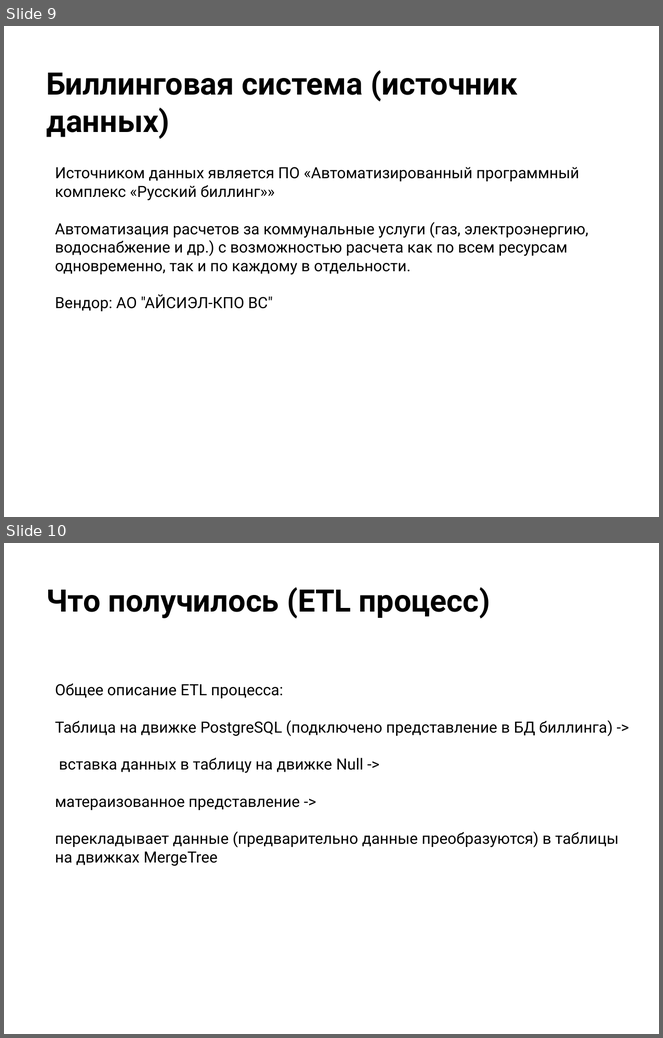
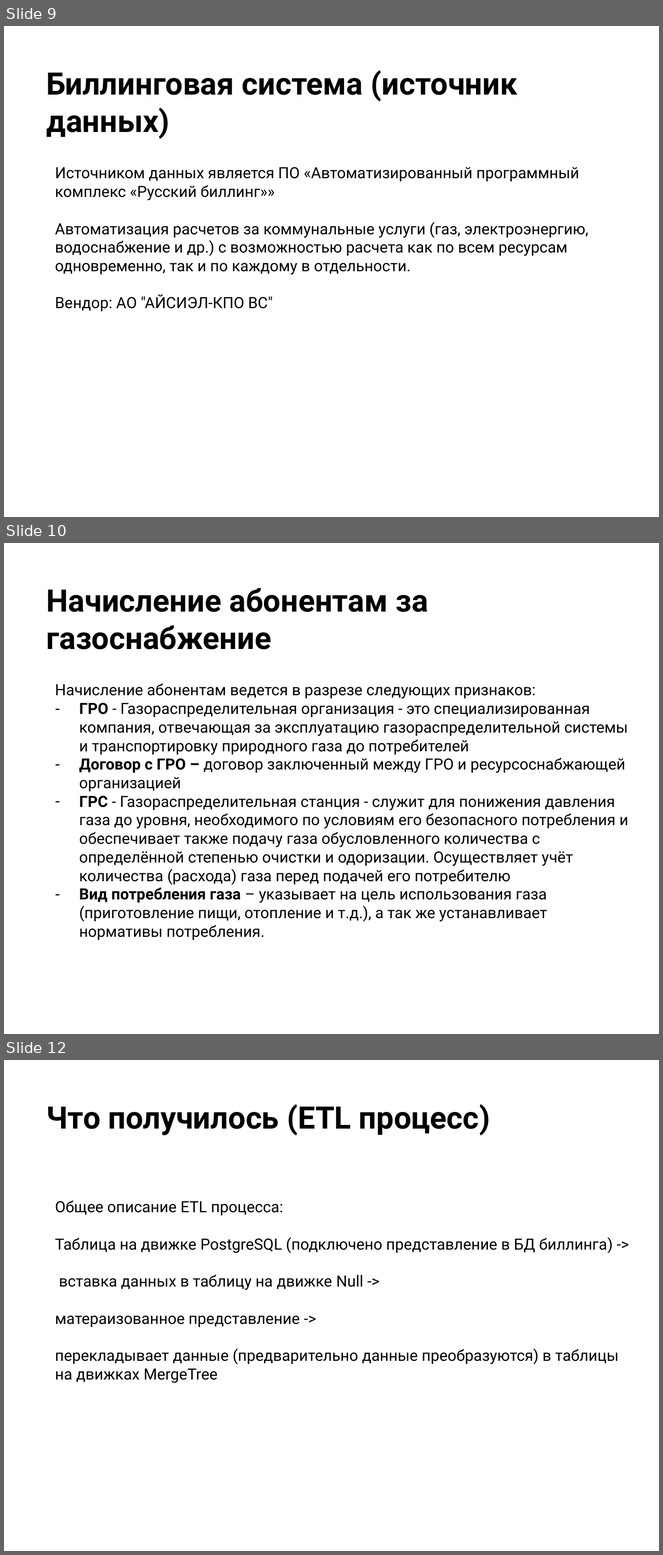
Before and after one commit to anton20044/ClickHouse_Final_Project, a slide deck: Презентация.pptx. Shown one above the other, each under a label of ours: slides 9 and 10 before the commit, slides 9, 10 and 12 after it; the slides between them are not shown. The pictures are 663x1038 and 663x1555 pixels, drawn with LibreOffice and Linux fonts; fonts in the diff are those of the drawing; background and template pictures are left out. Boxes give left, top, right and bottom in pixels: in the first picture for what was removed or moved away, otherwise in the second. Text is boxed around its words. In the diff, an @@ line names an element or a change of style, - is before the commit and + after.

```diff
--- a/Презентация.pptx
+++ b/Презентация.pptx
@@ slide 10 added at bbox=[4, 543, 659, 1034], background picture (left out) @@
@@ title added at bbox=[47, 588, 428, 650], 34 pt, text #000000, bold @@
+Начисление абонентам за газоснабжение
@@ text added at bbox=[55, 683, 629, 940], 17 pt, text #000000 @@
+Начисление абонентам ведется в разрезе следующих признаков:
+– ГРО - Газораспределительная организация - это специализированная компания, отвечающая за эксплуатацию газораспределительной системы и транспортировку природного газа до потребителей
+– Договор с ГРО – договор заключенный между ГРО и ресурсоснабжающей организацией
+– ГРС - Газораспределительная станция - служит для понижения давления газа до уровня, необходимого по условиям его безопасного потребления и обеспечивает также подачу газа обусловленного количества с определённой степенью очистки и одоризации. Осуществляет учёт количества (расхода) газа перед подачей его потребителю
+– Вид потребления газа – указывает на цель использования газа (приготовление пищи, отопление и т.д.), а так же устанавливает нормативы потребления.
@@ what was slide 10 is now slide 12 @@
```
Also in this commit, not shown: 1 other slide added.
